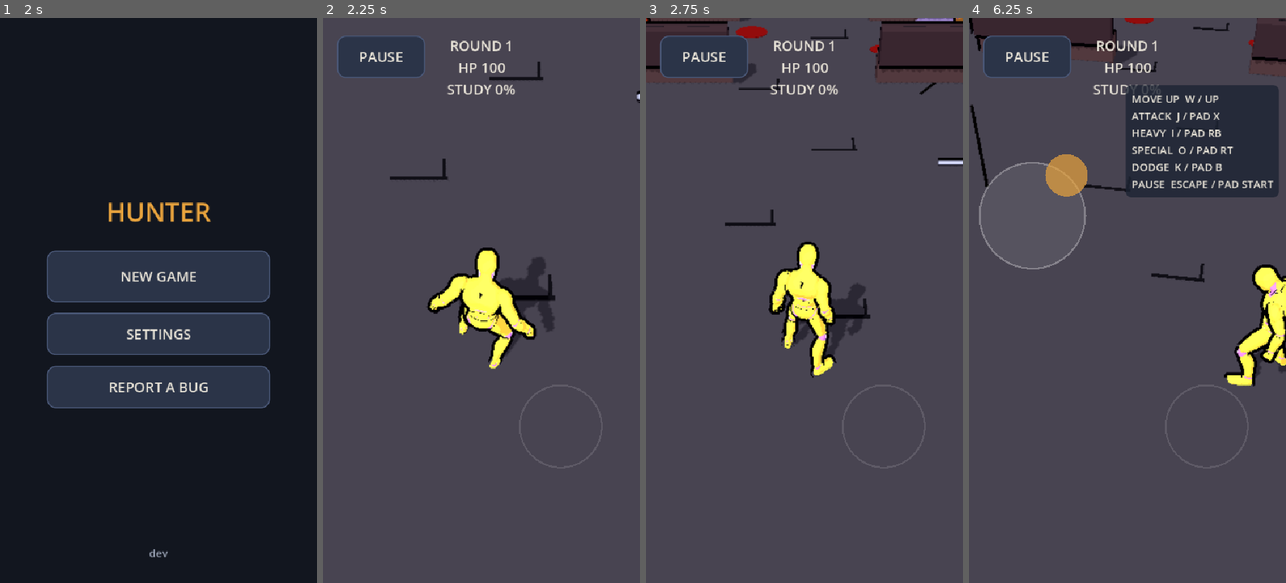
Above: before the commit, frames 1-4 (left to right).
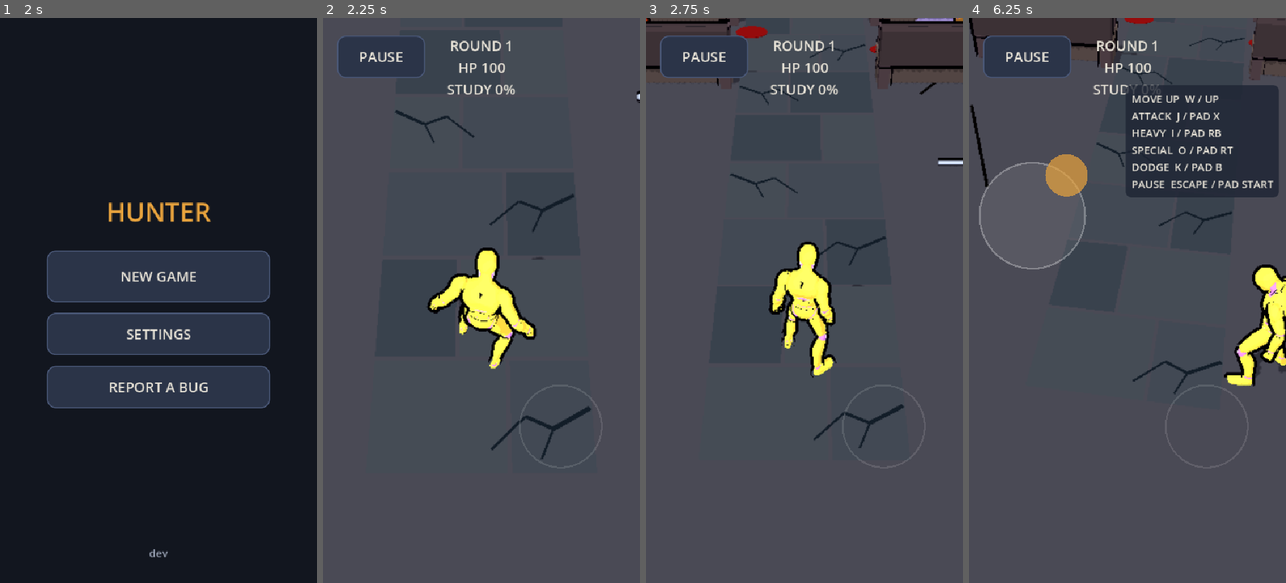
Above: after the commit, the same moments.

Repository: duffpowell-commits/hunter
Game: Godot game, scene res://scenes/boot.tscn
Two runs of this game, one before a commit and one after it. Both use one fixed random seed, a clock stepped at 60 frames per second and the inputs below.
Inputs (mouse positions are in pixels of both pictures, inside the frame that each line leads up to):
- Up to frame 1 (2 s): tap Enter at 0.5 s; move the mouse to (228, 272) at 0.52 s; hold D (move_right) 0.53-1.25 s; hold I (heavy) 0.53-1.25 s; click (228, 272) at 0.67 s; tap Space (jump) at 0.77 s; click "SKIP" at 1.25 s
- Up to frame 2 (2.25 s): click "NEW GAME" at 2 s
- Up to frame 3 (2.75 s): no input
- Up to frame 4 (6.25 s): drag from (1048, 379) to (1111, 413) at 2.77 s; move the mouse to (1206, 379) at 3.52 s; hold D (move_right) 3.53-4.25 s; hold J (attack) 3.53-4.25 s; click (1206, 379) at 3.67 s; tap I (heavy) at 3.8, 5.3 s; drag from (1111, 413) to (1032, 215) at 4.27 s; move the mouse to (1222, 385) at 5.02 s; hold A (move_left) 5.03-5.75 s; hold K (dodge) 5.03-5.75 s; tap Space (jump) at 5.27 s; drag from (1032, 215) to (1079, 159) at 5.77 s

Frame 1 is identical in both runs. In frame 2, 1.9% of the frame differs, in the area x 21-85%, y 7-79%; in frame 3, 2.0%, in the area x 5-97%, y 0-77%; in frame 4, 1.0%.

Commit message:
Stabilize autoplay and dress The Pews in Gothic Ink

Diff:
--- a/scripts/autoplay.gd
+++ b/scripts/autoplay.gd
@@ -196,7 +196,12 @@
 	arena.rig.cam.make_current()
 	_check(arena.dummy.name == "Vesper" and arena.get_node_or_null("Pews/Altar") != null
 		and arena._foes.size() == 2, "PEWS MAP PASS (church altar, Vesper, Zealot and Choir)")
-	_shot("pews_map")
+	_place(arena.hero, Vector3(0, 0.05, -2.3), PI)
+	arena.rig.snap()
+	await _physics(3)
+	_check(not arena._occult_halo.is_visible_in_tree(),
+		"PEWS EXPLORATION ART PASS (Vesper's occult halo is off during exploration)")
+	await _shot("pews_map")
 
 	var studied: float = arena.rules.tick_stalking(0.0, 4.0, PI, false, false, 12.5)
 	_check(studied == 100.0 and arena.context_label() == "AMBUSH",
@@ -204,6 +209,23 @@
 	arena.context_action()
 	_check(arena.encounter_started and arena._ambush_free_special,
 		"PEWS AMBUSH PASS (Vesper staggered, first special free)")
+
+	# Stage the normal camera close enough to read the altar and the encounter together.
+	_place(arena.hero, Vector3(0, 0.05, -4.65), PI)
+	arena.rig.snap()
+	await _physics(3)
+	await _shot("pews_combat")
+	arena._boss_cd = 0.0
+	await _frames(2)
+	_check(arena._boss_move == "sermon" and arena._warn.visible and arena._occult_halo.is_visible_in_tree(),
+		"PEWS OCCULT PASS (the sermon telegraph shows Vesper's halo and warning symbol)")
+	await _shot("pews_occult")
+	var sermon_by := Time.get_ticks_msec() + 4000
+	while arena._boss_telegraph > 0.0 and Time.get_ticks_msec() < sermon_by:
+		await get_tree().process_frame
+	_check(arena._boss_telegraph <= 0.0 and not arena._occult_halo.is_visible_in_tree(),
+		"PEWS OCCULT CLEAR PASS (Vesper's halo goes dark after the sermon)")
+	await _shot("pews_after_sermon")
 
 	# The inherited combat controller subtracts damage before invoking _ko.
 	arena.dummy_hp -= 999.0
@@ -212,7 +234,7 @@
 		"PEWS PHASE PASS (phase one transitions to phase two)")
 	arena.rig.cam.make_current()
 	await _frames(3)
-	_shot("pews_boss")
+	await _shot("pews_boss")
 	arena.dummy_hp -= 999.0
 	arena._ko({"damage": 999.0})
 	_check(arena.boss_defeated and arena.rules.boss_defeated,
@@ -471,12 +493,12 @@
 
 
 ## One pad tap; waits up to `t` s for it to land. True if a new hit landed.
-func _pad_tap(game: Node, t := 0.6) -> bool:
+func _pad_tap(game: Node, t := 2.0) -> bool:
 	var a: Node = game.arena
 	var before: int = a.hits_landed
 	var p := _pad_point(game)
+	# A tap is short even when a software-rendered frame takes longer than a hold.
 	_mouse(p, true)
-	await _frames(1)
 	_mouse(p, false)
 	var until := Time.get_ticks_msec() + int(t * 1000.0)
 	while a.hits_landed == before and Time.get_ticks_msec() < until:
@@ -519,24 +541,31 @@
 	var shakes0: int = feel.shakes
 	var hero_stops0: int = hero.stops
 	var dummy_stops0: int = dummy.stops
-	var landed := 0
+	var landed: Array[String] = []
 	var trauma := 0.0
 	var before_hook: Vector3 = dummy.global_position
 	for i in 3:
 		if i == 2:
 			before_hook = dummy.global_position
 		if await _pad_tap(game):
-			landed += 1
+			landed.append(str(a._move.get("id", "")))
 			trauma = maxf(trauma, a.rig.trauma)
 		if i < 2:
-			await _secs(0.35)
+			# Wait for recovery in game time. Render stalls can make a wall-clock delay
+			# expire the string and land three jabs, each of which still counts as a hit.
+			var recover_by := Time.get_ticks_msec() + 2000
+			while not a._free() and Time.get_ticks_msec() < recover_by:
+				await get_tree().process_frame
 	var hook: Dictionary = a.last_hit
 	await _frames(2)
 	_shot("arena_combo")
 	var combo_seen := _has_label("3 HITS")
-	await _secs(0.8)
-	_check(landed == 3 and float(hook.get("power", 0)) >= 0.5 and dummy.global_position.distance_to(before_hook) > 0.3,
-		"LIGHT STRING PASS (L, L, L landed %d, the third knocked the dummy %.1f m)" % [landed, dummy.global_position.distance_to(before_hook)])
+	var settle_by := Time.get_ticks_msec() + 2500
+	while (dummy.time_scale < 1.0 or dummy.is_acting("knockback")) and Time.get_ticks_msec() < settle_by:
+		await get_tree().process_frame
+	var knockback: float = dummy.global_position.distance_to(before_hook)
+	_check(landed == ["jab", "cross", "hook"] and float(hook.get("power", 0)) >= 0.5 and knockback > 0.3,
+		"LIGHT STRING PASS (%s, the third knocked the dummy %.1f m)" % [", ".join(landed), knockback])
 	_check(combo_seen, "COMBO PASS (counter showed 3 HITS)")
 	# Counted, not sampled: on a slow CI box 60 ms is shorter than a frame (Nov 21: it flaked).
 	var want: float = 0.06 * feel.stop_scale
@@ -565,9 +594,7 @@
 	var to: Vector2 = a.rig.cam.unproject_position(dummy.global_position) - a.rig.cam.unproject_position(hero.global_position)
 	var sw := pp + to.normalized() * 120.0
 	_mouse(pp, true)
-	await _frames(1)
 	_mouse(sw, null)
-	await _frames(1)
 	_mouse(sw, false)
 	await _secs(0.7)
 	_shot("arena_special")
@@ -752,9 +779,11 @@
 	ct.bot_stick = Vector2.ZERO
 	_check(hero.steps.has("stone") and hero.steps.has("wood") and hero.steps.has("grass"),
 		"STEPS PASS (%s)" % str(hero.steps))
-	# 6. Ducking: a heavy hit dips the music.
+	# 6. Ducking: check the dip while it happens, before the music recovers.
 	feel.impact(hero.global_position, 0.8, ct)
-	await _frames(8)
+	var duck_by := Time.get_ticks_msec() + 1000
+	while audio.duck_db >= -4.0 and Time.get_ticks_msec() < duck_by:
+		await get_tree().process_frame
 	_check(audio.duck_db < -4.0, "DUCK PASS (music dipped %.0f dB)" % audio.duck_db)
 	# 4. Responsive: input buffer, coyote time, dodge cancels anything.
 	_place(hero, Vector3(0, 0.05, 2), 0.0)
--- a/scripts/pews_arena.gd
+++ b/scripts/pews_arena.gd
@@ -36,62 +36,135 @@
 	altar.name = "Altar"
 	altar.position = Vector3(0, 0, -8.0)
 	church.add_child(altar)
-	# A ruined megachurch: a long aisle, broken pews, pulpit and stained-glass windows.
-	_box(Vector3(-1.1, 0, -9.0), Vector3(1.1, 1.8, -8.7), Color("51404b"))
-	_box(Vector3(-0.12, 1.8, -9.05), Vector3(0.12, 4.2, -8.85), Color("6b2634"))
+	# Keep the altar and pew collision footprints from the encounter blockout.
+	var environment: Environment
+	for child in get_children():
+		if child is WorldEnvironment:
+			environment = child.environment
+			break
+	environment.background_color = Color("151a22")
+	environment.ambient_light_color = Color("657181")
+	_box(Vector3(-1.1, 0, -9.0), Vector3(1.1, 1.8, -8.7), Color("414653"))
+	_box(Vector3(-0.12, 1.8, -9.05), Vector3(0.12, 4.2, -8.85), Color("343842"))
+	_ink_box(Vector3(-1.27, 1.46, -9.11), Vector3(1.27, 1.65, -8.51), Color("565b64"))
+	_ink_box(Vector3(-1.22, 0.0, -9.1), Vector3(1.22, 0.19, -8.56), Color("30343d"))
+
+	var marks := SurfaceTool.new()
+	marks.begin(Mesh.PRIMITIVE_TRIANGLES)
+	var ink := Color("19212b")
 	for row in range(3):
 		var z := -1.0 - float(row) * 2.1
 		for side in [-1.0, 1.0]:
 			var x: float = float(side) * 2.5
-			_box(Vector3(x - 1.25, 0.0, z), Vector3(x + 1.25, 0.45, z + 0.28), Color("4b3938"))
-			_box(Vector3(x - 1.25, 0.45, z + 0.22), Vector3(x + 1.25, 1.05, z + 0.48), Color("382b2e"))
-	# Gothic Ink Realism environment pass: low-cost geometry, no extra lights.
-	# Broad ink cracks are slightly raised to avoid z-fighting with the arena floor.
-	for i in 8:
-		var z := -7.1 + float(i) * 1.65
-		var offset := -0.75 if i % 2 == 0 else 0.48
-		_box(Vector3(offset - 0.37, 0.035, z), Vector3(offset + 0.34, 0.049, z + 0.045), Color("151419"), false)
-		_box(Vector3(offset + 0.27, 0.035, z - 0.27), Vector3(offset + 0.31, 0.049, z + 0.04), Color("151419"), false)
-	# Weathered wood strips are decorative only; pew collision remains unchanged.
-	for row in range(3):
-		var z := -1.0 - float(row) * 2.1
-		for side in [-1.0, 1.0]:
-			var x := float(side) * 2.5
+			_box(Vector3(x - 1.25, 0.0, z), Vector3(x + 1.25, 0.45, z + 0.28), Color("493d39"))
+			_box(Vector3(x - 1.25, 0.45, z + 0.22), Vector3(x + 1.25, 1.05, z + 0.48), Color("392f30"))
+			_ink_box(Vector3(x - 1.26, 0.38, z - 0.19), Vector3(x + 1.26, 0.5, z + 0.29), Color("5b4c44"))
+			for end in [-1.0, 1.0]:
+				var post: float = x + end * 1.15
+				_ink_box(Vector3(post - 0.09, 0.0, z - 0.18), Vector3(post + 0.09, 0.87, z + 0.47), Color("433638"))
 			for scratch in 3:
-				var sx := x - 0.9 + float(scratch) * 0.75
-				_box(Vector3(sx, 1.055, z + 0.31), Vector3(sx + 0.37, 1.066, z + 0.335), Color("211d21"), false)
-	# Ordinary candle flames use warm, unshaded emission, never occult magenta.
-	var flame_mat := StandardMaterial3D.new()
-	flame_mat.shading_mode = BaseMaterial3D.SHADING_MODE_UNSHADED
-	flame_mat.albedo_color = Color("e6ae55")
-	flame_mat.emission_enabled = true
-	flame_mat.emission = Color("d4a028")
-	flame_mat.emission_energy_multiplier = 1.1
-	for at in [Vector3(-1.45, 1.12, -8.45), Vector3(1.45, 1.12, -8.45),
-			Vector3(-5.8, 0.65, -6.0), Vector3(5.8, 0.65, -6.0)]:
-		var candle := MeshInstance3D.new()
-		var body_mesh := CylinderMesh.new()
-		body_mesh.top_radius = 0.09
-		body_mesh.bottom_radius = 0.1
-		body_mesh.height = 0.35
-		body_mesh.radial_segments = 8
-		candle.mesh = body_mesh
-		candle.material_override = _toon(Color("b8a78b"), false)
-		candle.position = at
-		add_child(candle)
-		var flame := MeshInstance3D.new()
-		var flame_mesh := SphereMesh.new()
-		flame_mesh.radius = 0.055
-		flame_mesh.height = 0.17
-		flame_mesh.radial_segments = 8
-		flame_mesh.rings = 4
-		flame.mesh = flame_mesh
-		flame.material_override = flame_mat
-		flame.position = at + Vector3(0.0, 0.24, 0.0)
-		add_child(flame)
+				var at := Vector3(x - 0.93 + float(scratch) * 0.7, 1.056, z + 0.30 + float(row) * 0.04)
+				_ink_stroke(marks, at, at + Vector3(0.43, 0, 0.012), 0.027, Color("242026"))
+
+	# One vertex-colored surface for flagstones, fractures and wear. No collision or shadows.
+	for row in 12:
+		var z := -8.55 + float(row) * 1.25
+		var seam := -0.26 if row % 2 == 0 else 0.28
+		for column in 2:
+			var left := -1.14 if column == 0 else seam + 0.022
+			var right := seam - 0.022 if column == 0 else 1.14
+			var tint := [Color("424953"), Color("3a424d"), Color("454c55")][(row + column) % 3] as Color
+			_ink_stroke(marks, Vector3(left, 0.002, z + 0.6), Vector3(right, 0.002, z + 0.6), 1.2, tint)
+		if row % 3 != 1:
+			var direction := 1.0 if row % 2 == 0 else -1.0
+			var start := Vector3(-1.12 * direction, 0.005, z + 0.26 + float(row % 4) * 0.09)
+			var chip := start + Vector3(0.39 * direction, 0, 0.22)
+			var bend := chip + Vector3(0.28 * direction, 0, -0.13)
+			_ink_stroke(marks, start, chip, 0.050, ink)
+			_ink_stroke(marks, chip, bend, 0.040, ink)
+			_ink_stroke(marks, bend, bend + Vector3(0.35 * direction, 0, 0.34), 0.029, ink)
+			_ink_stroke(marks, chip, chip + Vector3(0.13 * direction, 0, 0.31), 0.025, ink)
 	for side in [-1.0, 1.0]:
-		var pane := _box(Vector3(side * 8.0 - 0.08, 2.2, -8.0), Vector3(side * 8.0 + 0.08, 5.2, -4.0), Color("57394f"), false)
-		pane.name = "StainedGlass"
+		# A warm patch on each candle plinth, baked into the same surface as the aisle.
+		var x: float = side * 1.52
+		_ink_stroke(marks, Vector3(x - 0.29, 0.685, -8.53), Vector3(x + 0.29, 0.685, -8.53), 0.57, Color("65554a"))
+		_ink_stroke(marks, Vector3(x - 0.24, 0.687, -8.45), Vector3(x + 0.24, 0.687, -8.45), 0.28, Color("8c6a49"))
+	var material := StandardMaterial3D.new()
+	material.vertex_color_use_as_albedo = true
+	material.shading_mode = BaseMaterial3D.SHADING_MODE_UNSHADED
+	material.cull_mode = BaseMaterial3D.CULL_DISABLED
+	var details := MeshInstance3D.new()
+	details.name = "StoneAndWoodWear"
+	details.mesh = marks.commit()
+	details.material_override = material
+	details.cast_shadow = GeometryInstance3D.SHADOW_CASTING_SETTING_OFF
+	church.add_child(details)
+
+	for side in [-1.0, 1.0]:
+		var x: float = side * 2.9
+		_ink_box(Vector3(x - 0.94, 0, -9.86), Vector3(x + 0.94, 0.23, -9.29), Color("434853"))
+		for offset in [-0.88, 0.88]:
+			var edge: float = x + offset
+			_ink_box(Vector3(edge - 0.13, 0.23, -9.90), Vector3(edge + 0.13, 2.25, -9.46), Color("3d4551"))
+			var cap := _ink_box(Vector3(edge - 0.12, 2.25, -9.81), Vector3(edge + 0.12, 3.47, -9.53), Color("4d5460"))
+			cap.position.x -= signf(offset) * 0.40
+			cap.rotation.z = signf(offset) * 0.70
+		for shard in [Vector3(-0.46, 0.98, -0.22), Vector3(0.0, 1.54, 0.15), Vector3(0.52, 0.99, 0.2)]:
+			var center := Vector3(x + shard.x, shard.y, -9.71)
+			var glass := _ink_box(center - Vector3(0.16, 0.62, 0.035), center + Vector3(0.16, 0.62, 0.035), Color("4f6672"))
+			glass.rotation.z = shard.z
+	_add_candles(church)
+
+
+func _ink_box(a: Vector3, b: Vector3, color: Color) -> MeshInstance3D:
+	var mesh := _box(a, b, color, false) as MeshInstance3D
+	mesh.material_override = _toon(color)
+	mesh.cast_shadow = GeometryInstance3D.SHADOW_CASTING_SETTING_OFF
+	return mesh
+
+
+func _ink_stroke(surface: SurfaceTool, a: Vector3, b: Vector3, width: float, color: Color) -> void:
+	var edge := (b - a).normalized().cross(Vector3.UP) * width * 0.5
+	for point in [a - edge, a + edge, b + edge, a - edge, b + edge, b - edge]:
+		surface.set_color(color)
+		surface.add_vertex(point)
+
+
+func _add_candles(church: Node3D) -> void:
+	var wax := _toon(Color("ae997b"), false)
+	var gold := StandardMaterial3D.new()
+	gold.shading_mode = BaseMaterial3D.SHADING_MODE_UNSHADED
+	gold.albedo_color = Color("e6ae55")
+	var body := CylinderMesh.new()
+	body.top_radius = 0.075
+	body.bottom_radius = 0.088
+	body.height = 0.30
+	body.radial_segments = 8
+	body.rings = 0
+	var flame := SphereMesh.new()
+	flame.radius = 0.055
+	flame.height = 0.16
+	flame.radial_segments = 8
+	flame.rings = 4
+	for side in [-1.0, 1.0]:
+		var x: float = side * 1.52
+		_ink_box(Vector3(x - 0.31, 0, -8.84), Vector3(x + 0.31, 0.68, -8.22), Color("49434a"))
+		for offset in [-0.18, 0.02, 0.19]:
+			var at := Vector3(x + offset, 0.68, -8.53 + absf(offset))
+			var height := 0.84 + (0.28 if offset == 0.02 else 0.0)
+			var candle := MeshInstance3D.new()
+			candle.mesh = body
+			candle.material_override = wax
+			candle.position = at + Vector3.UP * body.height * height * 0.5
+			candle.scale.y = height
+			candle.cast_shadow = GeometryInstance3D.SHADOW_CASTING_SETTING_OFF
+			church.add_child(candle)
+			var wick := MeshInstance3D.new()
+			wick.mesh = flame
+			wick.material_override = gold
+			wick.position = at + Vector3.UP * (body.height * height + 0.06)
+			wick.cast_shadow = GeometryInstance3D.SHADOW_CASTING_SETTING_OFF
+			church.add_child(wick)
 
 
 func _ready() -> void:
@@ -116,7 +189,6 @@
 	_enemy_t = 999.0
 
 
-
 ## A tiny mobile-friendly occult halo: unshaded emission, no real-time lights.
 ## It is deliberately hidden during exploration and ordinary combat.
 func _build_occult_halo() -> void:
@@ -126,22 +198,25 @@
 	dummy.add_child(_occult_halo)
 	var glow := StandardMaterial3D.new()
 	glow.shading_mode = BaseMaterial3D.SHADING_MODE_UNSHADED
-	glow.albedo_color = Color("ad398b")
-	glow.emission_enabled = true
-	glow.emission = Color("e63bbf")
-	glow.emission_energy_multiplier = 1.8
-	for i in 10:
-		var wick := MeshInstance3D.new()
-		var candle := SphereMesh.new()
-		candle.radius = 0.075
-		candle.height = 0.15
-		candle.radial_segments = 8
-		candle.rings = 4
-		wick.mesh = candle
-		wick.material_override = glow
-		var angle := TAU * float(i) / 10.0
-		wick.position = Vector3(cos(angle) * 0.72, sin(angle) * 0.72, 0.0)
-		_occult_halo.add_child(wick)
+	glow.albedo_color = Color("df56bd")
+	var candle := SphereMesh.new()
+	candle.radius = 0.075
+	candle.height = 0.15
+	candle.radial_segments = 8
+	candle.rings = 4
+	var points := MultiMesh.new()
+	points.transform_format = MultiMesh.TRANSFORM_3D
+	points.mesh = candle
+	points.instance_count = 10
+	for i in points.instance_count:
+		var angle := TAU * float(i) / float(points.instance_count)
+		var at := Vector3(cos(angle) * 0.72, sin(angle) * 0.72, 0.0)
+		points.set_instance_transform(i, Transform3D(Basis.IDENTITY, at))
+	var wicks := MultiMeshInstance3D.new()
+	wicks.multimesh = points
+	wicks.material_override = glow
+	wicks.cast_shadow = GeometryInstance3D.SHADOW_CASTING_SETTING_OFF
+	_occult_halo.add_child(wicks)
 	_occult_halo.visible = false
 
 
Binary file added: docs/renders/flow_pews_after_sermon.png
Binary file added: docs/renders/flow_pews_boss.png
Binary file added: docs/renders/flow_pews_combat.png
Binary file added: docs/renders/flow_pews_map.png
Binary file added: docs/renders/flow_pews_occult.png
Not shown, changed: CLAUDE.md
